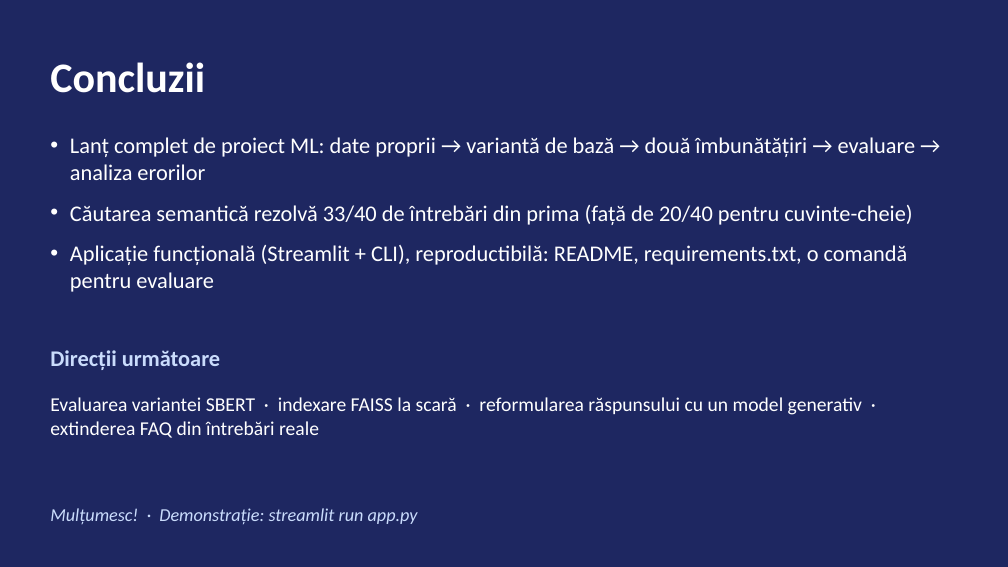
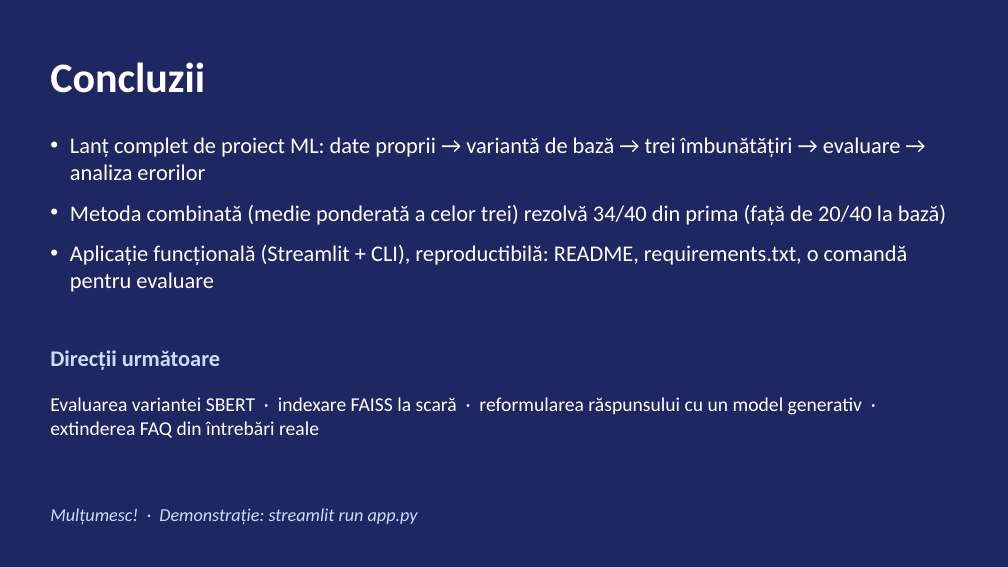
Before and after one commit to DavidMalina1/chatbot-faq-studenti, a slide deck: slide 8 of reports/Prezentare_Chatbot_FAQ.pptx. Drawn at 1008x567 pixels with LibreOffice and Linux fonts; fonts in the diff are those of the drawing. Boxes give left, top, right and bottom in pixels: in the first picture for what was removed or moved away, otherwise in the second. Text is boxed around its words. In the diff, an @@ line names an element or a change of style, - is before the commit and + after.

```diff
--- a/reports/Prezentare_Chatbot_FAQ.pptx
+++ b/reports/Prezentare_Chatbot_FAQ.pptx
@@ text at [70, 137, 946, 225]: text changed @@
-• Lanț complet de proiect ML: date proprii → variantă de bază → două îmbunătățiri → evaluare → analiza erorilor
-• Căutarea semantică rezolvă 33/40 de întrebări din prima (față de 20/40 pentru cuvinte-cheie)
+• Lanț complet de proiect ML: date proprii → variantă de bază → trei îmbunătățiri → evaluare → analiza erorilor
+• Metoda combinată (medie ponderată a celor trei) rezolvă 34/40 din prima (față de 20/40 la bază)
```
Also in this commit, not shown: 2 other slides changed, 10 other files.
